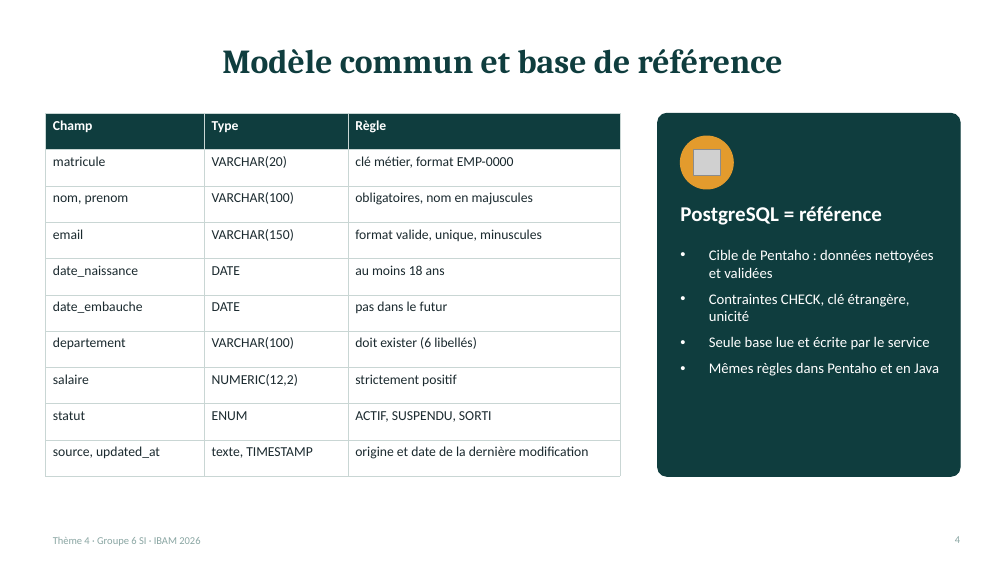
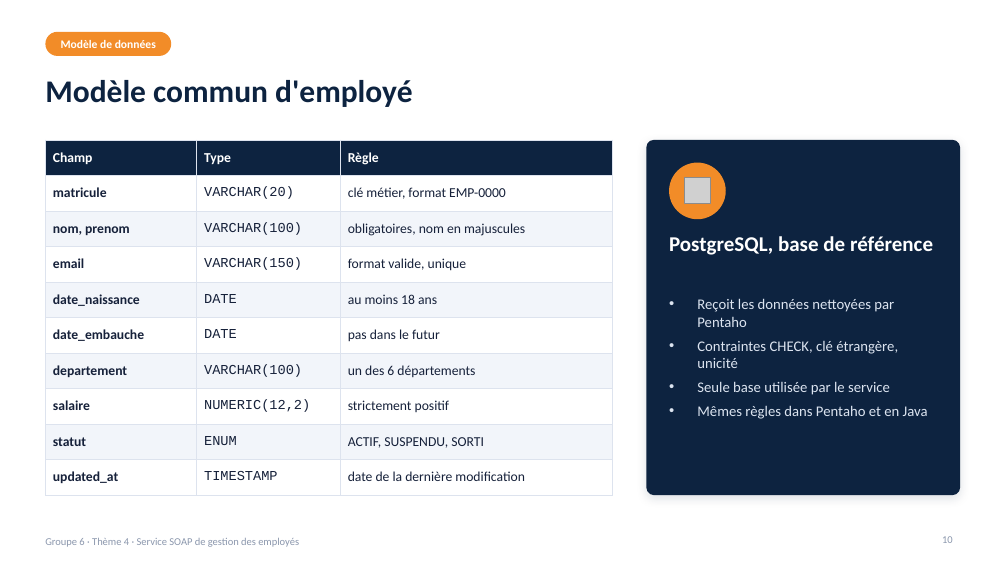
Before and after one commit to malickabdoul/employee-soap-servic, a slide deck: slide 10 of presentation/presentation-theme4-groupe6.pptx (slide 4 before the commit). Drawn at 1008x567 pixels with LibreOffice and Linux fonts; fonts in the diff are those of the drawing; grey boxes stand for pictures; background and template pictures are left out. Boxes give left, top, right and bottom in pixels: in the first picture for what was removed or moved away, otherwise in the second. Text is boxed around its words. In the diff, an @@ line names an element or a change of style, - is before the commit and + after.

```diff
--- a/presentation/presentation-theme4-groupe6.pptx
+++ b/presentation/presentation-theme4-groupe6.pptx
@@ rounded rectangle added at (45, 32, 172, 56), fill #F28C28 @@
@@ text added at (61, 40, 156, 48), 11 pt, text #FFFFFF, bold @@
+Modèle de données
@@ title at (45, 80, 412, 107): text changed; size 32 to 30 pt; font Cambria to Calibri; text colour #0F3D3E to #0D2340 @@
-Modèle commun et base de référence
+Modèle commun d'employé
@@ table at (45, 140, 613, 487) @@
-row 4, column 3: format valide, unique, minuscules
+row 4, column 3: format valide, unique
-row 7, column 3: doit exister (6 libellés)
+row 7, column 3: un des 6 départements
-row 10: source, updated_at | texte, TIMESTAMP | origine et date de la dernière modification
+row 10: updated_at | TIMESTAMP | date de la dernière modification
@@ fill #0F3D3E to #0D2340 in row 1 @@
@@ fill #FFFFFF to #F2F5FA in 12 cells @@
@@ text colour #1B2A2F to #16213A in "matricule", "VARCHAR(20)", "clé métier, format EMP-0000", "nom, prenom" and 18 more places @@
@@ bold on in "matricule", "nom, prenom", "email", "date_naissance" and 4 more places @@
@@ font Calibri to Courier New in "VARCHAR(20)", "VARCHAR(100)", "VARCHAR(150)", "DATE" and 4 more places @@
@@ borders changed @@
@@ table: place and size @@
-table at (45, 113, 620, 463)
+table at (45, 140, 613, 487)
@@ rounded rectangle: place and size @@
-rounded rectangle at (658, 113, 960, 476)
+rounded rectangle at (647, 140, 960, 495)
@@ rounded rectangle at (647, 140, 960, 495): fill #0F3D3E to #0D2340; outline #0F3D3E 1 pt to none; shadow on; proportions changed @@
@@ ellipse: place and size @@
-ellipse at (681, 136, 734, 189)
+ellipse at (669, 163, 726, 219)
@@ ellipse at (669, 163, 726, 219): fill #E39B2D to #F28C28; outline #E39B2D 1 pt to none @@
@@ picture: place and size @@
-picture at (694, 150, 721, 176)
+picture at (684, 178, 710, 203)
@@ text at (669, 236, 933, 255): text changed @@
-PostgreSQL = référence
+PostgreSQL, base de référence
@@ text "Reçoit les données nettoyées par ...": place and size @@
-text "Reçoit les données nettoyées par ..." at (709, 249, 939, 376)
+text "Reçoit les données nettoyées par ..." at (697, 298, 928, 419)
@@ text at (697, 298, 894, 327): text changed; text colour #FFFFFF to #DCE4F0 @@
-• Cible de Pentaho : données nettoyées et validées
+• Reçoit les données nettoyées par Pentaho
@@ text at (697, 341, 928, 419): text colour #FFFFFF to #DCE4F0 in "Contraintes CHECK, clé étrangère, unicité", "Mêmes règles dans Pentaho et en Java"; less space between paragraphs @@
@@ text at (697, 381, 890, 395): text changed; text colour #FFFFFF to #DCE4F0 @@
-• Seule base lue et écrite par le service
+• Seule base utilisée par le service
@@ text added at (45, 538, 299, 547), 10 pt, text #8B97AD @@
+Groupe 6 · Thème 4 · Service SOAP de gestion des employés
@@ text removed at (53, 537, 200, 546) @@
-Thème 4 · Groupe 6 SI · IBAM 2026
@@ page number added at (942, 536, 953, 543), 10 pt, text #8B97AD @@
+10
@@ page number removed at (955, 536, 960, 543) @@
-4
```
Also in this commit, not shown: 5 other slides changed, 19 slides added, 7 slides removed.
